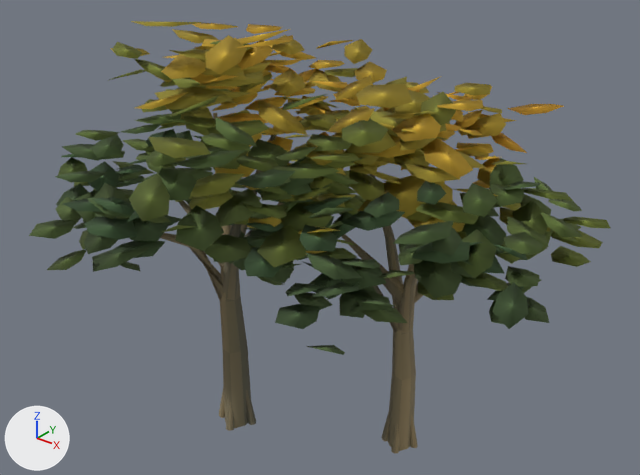
One commit to the glTF model data/models/impressionist/ART_CastleGrove.lod.glb: the scene before it, then after it.
Rendered twice from a 50 mm lens placed at (15.39, -20.58, 17.95), pointed at (-0.08, -1.24, 5.96). Every picture has the same lights, and +X, +Y and +Z are marked at lower left. The picture after the commit comes second. Vertices at exactly the same position are counted once.

In view in the first picture: 'ART_CastleGrove'.
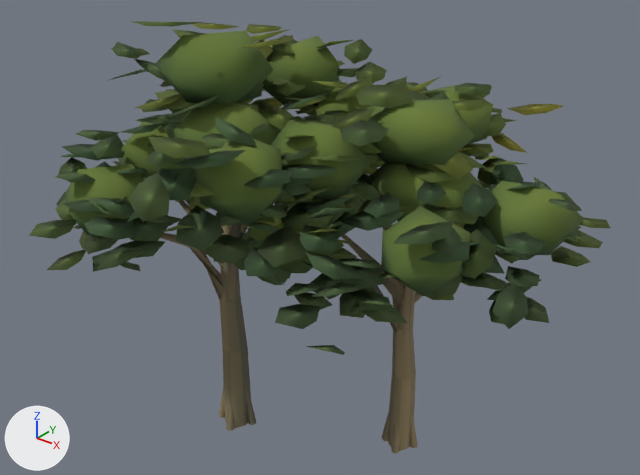
Where the change shows, as pixel boxes [x1, y1, x2, y2] in the pictures (640 x 475 px):
part 1 of me_art_castlegrove_001, built on: before [251, 174, 394, 308]; after [64, 31, 584, 308]
part 2 of me_art_castlegrove_001, recoloured: [67, 21, 606, 298] in both

Diff of the bpy script that builds the scene:
```diff
--- a/data/models/impressionist/ART_CastleGrove.lod.glb.py
+++ b/data/models/impressionist/ART_CastleGrove.lod.glb.py
@@ mat_hk_leafdeep @@
+mat_hk_leafdeep = bpy.data.materials.new('HK_LeafDeep')
+mat_hk_leafdeep.use_nodes = True; mat_hk_leafdeep.node_tree.nodes.clear()
+_N = mat_hk_leafdeep.node_tree.nodes; _L = mat_hk_leafdeep.node_tree.links
+n0 = _N.new('ShaderNodeBsdfPrincipled'); n0.name = 'Principled BSDF'
+n0.inputs[2].default_value = 0.95  # 'Roughness'
+n1 = _N.new('ShaderNodeOutputMaterial'); n1.name = 'Material Output'
+n2 = _N.new('ShaderNodeVertexColor'); n2.name = 'Color Attribute'
+_L.new(n0.outputs[0], n1.inputs[0])  # 'BSDF' to 'Surface'
+_L.new(n2.outputs[0], n0.inputs[0])  # 'Color' to 'Base Color'
@@ me_art_castlegrove_001 @@
 # used by ob_art_castlegrove; location = (0.0, 0.0, 0.0)
-me_art_castlegrove_001.from_pydata(...)  # 3444 vertices, 4784 faces; spans x -8.4..7.8, y -8.4..5.0, z -1.5..12.5
+me_art_castlegrove_001.from_pydata(...)  # 3660 vertices, 5144 faces; spans x -8.4..7.8, y -8.4..5.0, z -1.5..12.5
+# me_art_castlegrove_001 part 1: 6 vertices moved within x -0.1..4.9, y -2.5..0.3, z 5.8..7.9; 216 vertices added at x -7.5..7.3, y -6.9..4.4, z 5.9..12.2
+# me_art_castlegrove_001 part 2: 3304 kept faces spanning x -8.4..7.8, y -8.2..5.0, z 5.0..12.5 get new vertex colours
 me_art_castlegrove_001.materials.append(mat_art_treebark)
 me_art_castlegrove_001.materials.append(mat_hk_leaf)
+me_art_castlegrove_001.materials.append(mat_hk_leafdeep)
```
